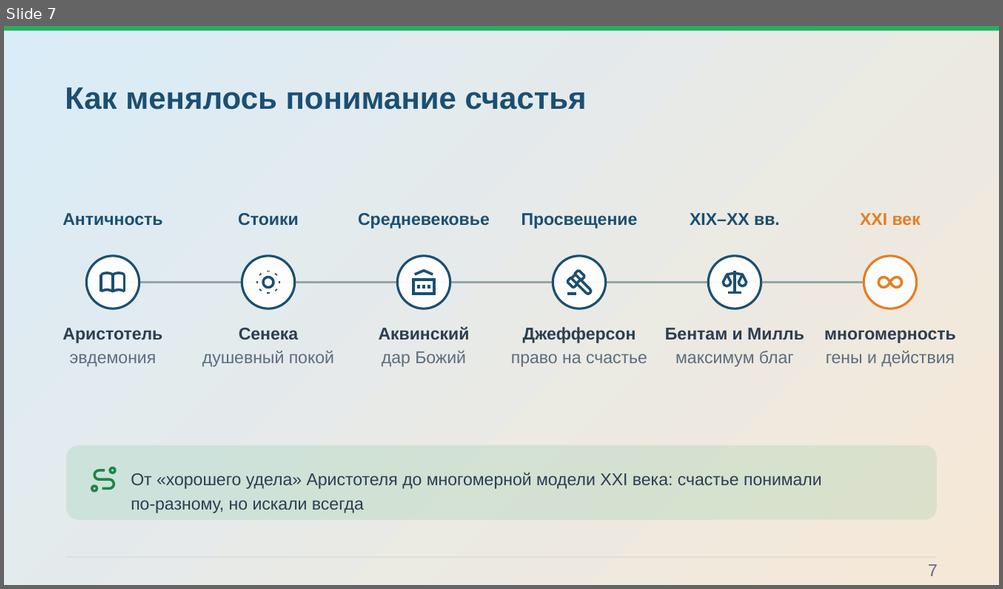
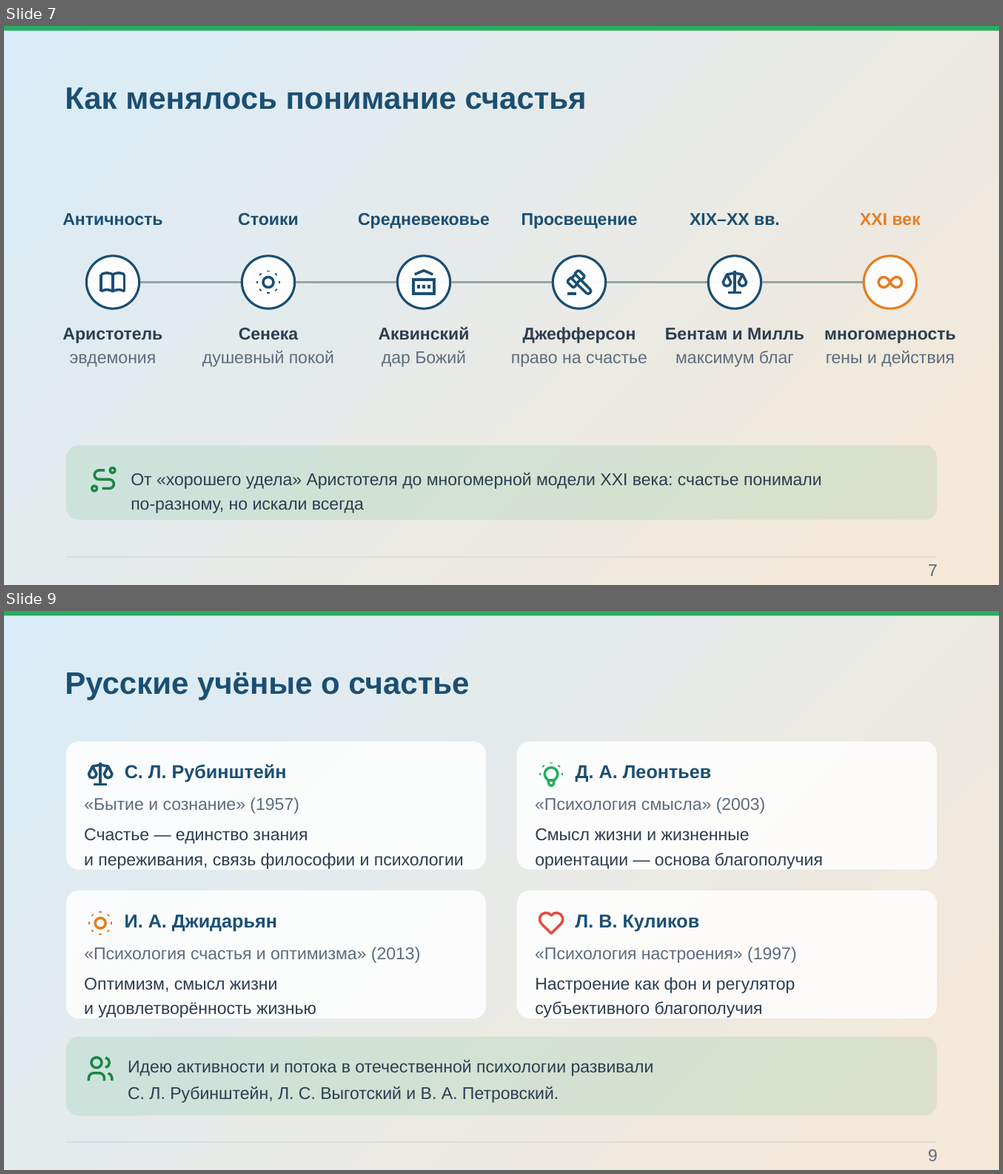
Before and after one commit to Pavel1778/Presentation-happy, a slide deck: Konceptsiya_schastya.pptx. Shown one above the other, each under a label of ours: slide 7 before the commit, slides 7 and 9 after it; the slides between them are not shown. The pictures are 1003x589 and 1003x1174 pixels, drawn with LibreOffice and Linux fonts; fonts in the diff are those of the drawing; background and template pictures are left out. Boxes give left, top, right and bottom in pixels: in the first picture for what was removed or moved away, otherwise in the second. Text is boxed around its words. In the diff, an @@ line names an element or a change of style, - is before the commit and + after.

```diff
--- a/Konceptsiya_schastya.pptx
+++ b/Konceptsiya_schastya.pptx
@@ slide 9 added at bbox=[4, 611, 999, 1170], background picture (left out) @@
@@ rectangle added at bbox=[4, 611, 999, 1170], fill gradient #D6EAF8 to #F5E6D3 @@
@@ rectangle added at bbox=[4, 611, 999, 615], fill #27AE60 @@
@@ text added at bbox=[65, 672, 469, 701], 30 pt, text #1B4F72, bold @@
+Русские учёные о счастье
@@ group added at bbox=[66, 741, 936, 1019]: 12 texts, 11 freeform shapes, 4 rounded rectangles @@
+С. Л. Рубинштейн
+«Бытие и сознание» (1957)
+Счастье — единство знания
+и переживания, связь философии и психологии
+Д. А. Леонтьев
+«Психология смысла» (2003)
+Смысл жизни и жизненные
+ориентации — основа благополучия
+И. А. Джидарьян
+«Психология счастья и оптимизма» (2013)
+Оптимизм, смысл жизни
+и удовлетворённость жизнью
+Л. В. Куликов
+«Психология настроения» (1997)
+Настроение как фон и регулятор
+субъективного благополучия
@@ group added at bbox=[66, 1037, 936, 1116]: 4 freeform shapes, 1 rounded rectangle, 1 text @@
+Идею активности и потока в отечественной психологии развивали
+С. Л. Рубинштейн, Л. С. Выготский и В. А. Петровский.
@@ freeform shape added at bbox=[66, 1142, 936, 1143], outline #1F4E79 0.75 pt @@
@@ text added at bbox=[928, 1150, 937, 1162], 16.5 pt, text #5D6D7E @@
+9
```
Also in this commit, not shown: 10 slides changed, 1 other slide added, 53 other files.
